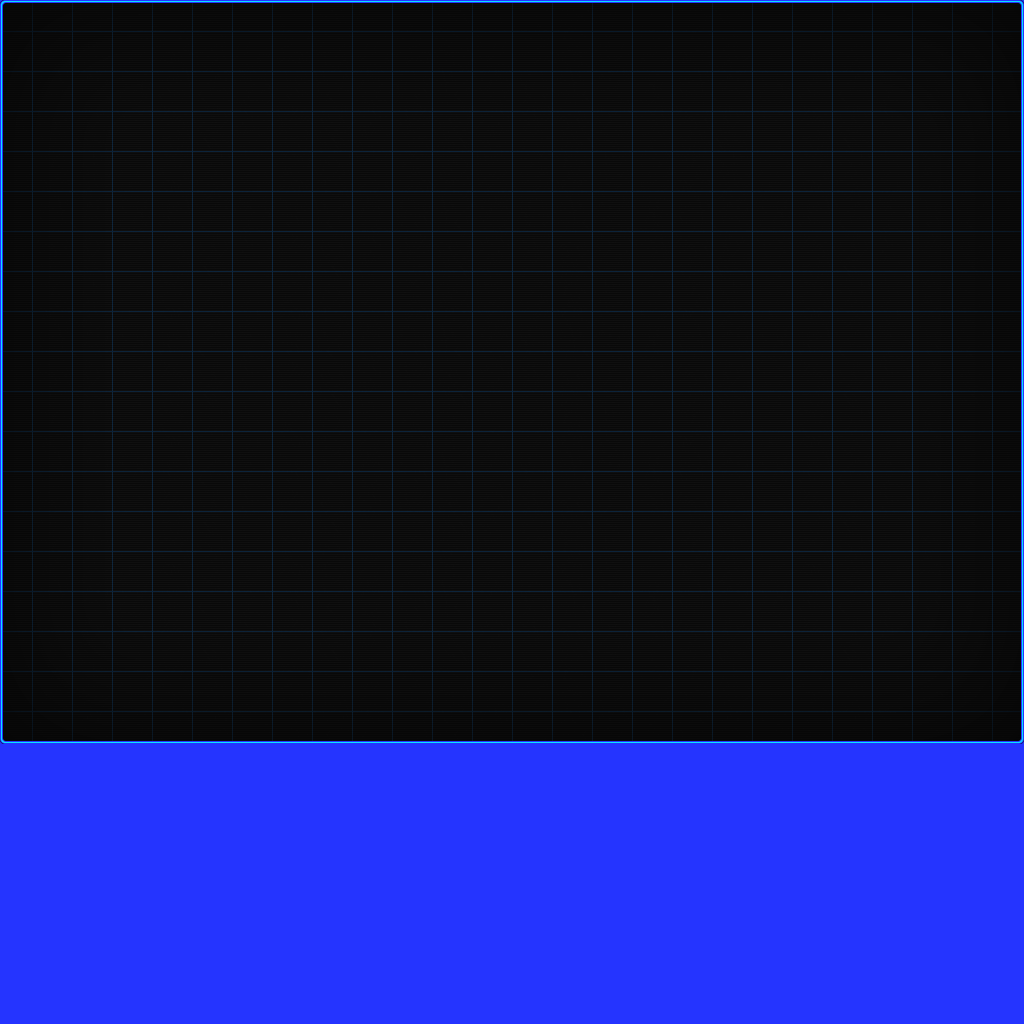
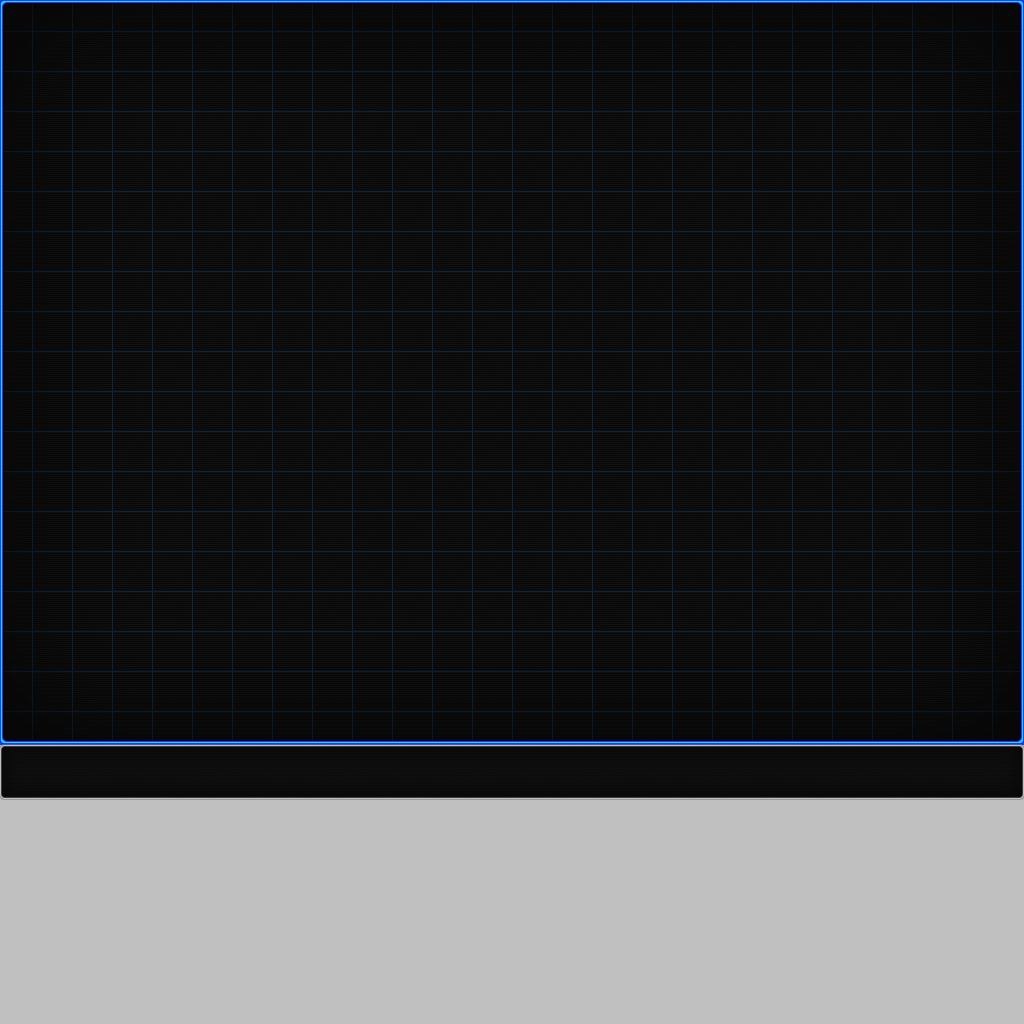
Revision of a layered 1024×1024 image; what changed, layer by layer:
added group "ingame chat window" with 4 layers above "disconnect window" over [0, 745, 1024, 799]
added group "texture" (1st of 2, in "ingame chat window") with 3 layers in group "ingame chat window" over [0, 745, 1024, 799]
added layer "border" (lighten) in group "texture" over [0, 745, 1024, 799]
added layer "stripes" (1st of 2, in "ingame chat window" › "texture") (multiply, 40%) in group "texture" over [0, 747, 1024, 796]
added layer "background alpha:245" in group "texture" over [0, 745, 1024, 799]
renamed "border" to "border alpha:245", painted on it over [0, 0, 1024, 744]
painted on "neutral" over [0, 745, 1024, 1024]
added layer "IngameChat" in group "shapes" over [0, 745, 1024, 799]
